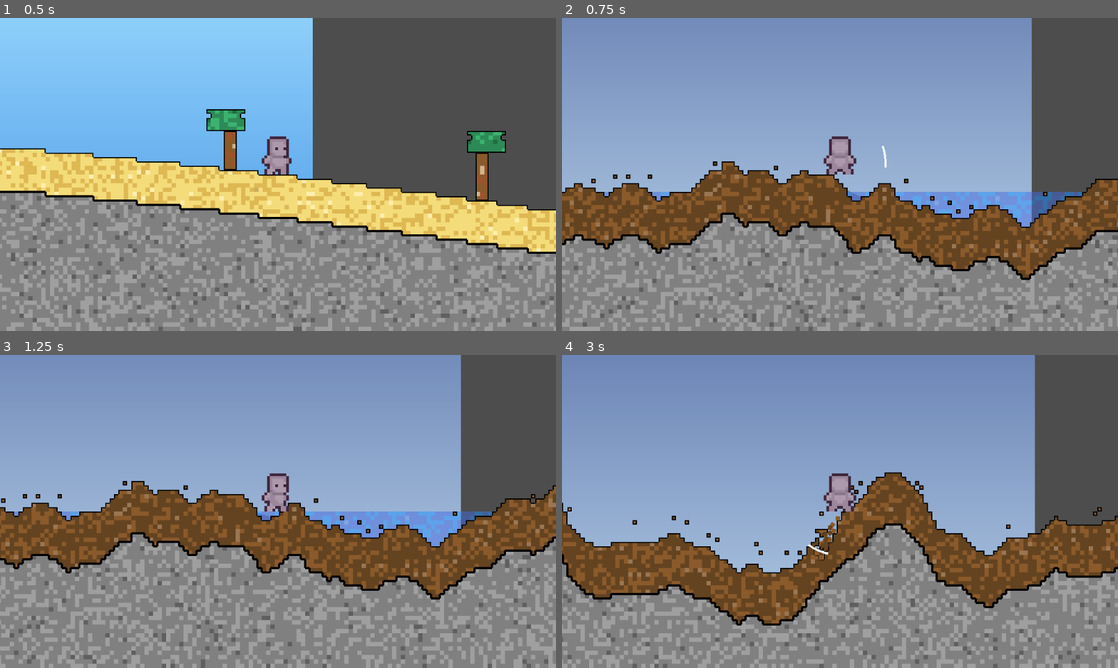
Above: before the commit, frames 1-4 (two rows, left to right).
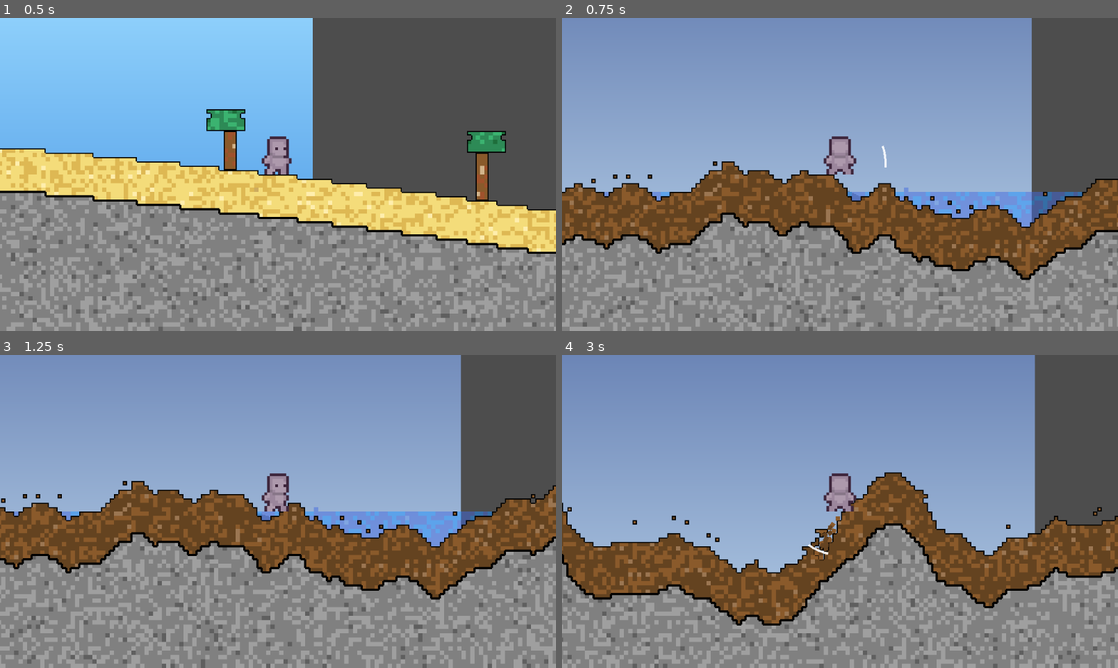
Above: after the commit, the same moments.

Repository: MessrsBrightside/pixel-mixel
Game: Godot game, scene res://scenes/main.tscn
Same seed, same stepped clock (60 frames per second), same inputs: the game is played once before the commit and once after it.
Inputs (mouse positions are in pixels of both pictures, inside the frame that each line leads up to):
- Up to frame 1 (0.5 s): no input
- Up to frame 2 (0.75 s): tap Enter (ui_accept) at 0.5 s; move the mouse to (962, 158) at 0.52 s; hold Right (ui_right) from 0.53 s (still down); tap 1 at 0.6 s; click (962, 158) at 0.67 s
- Up to frame 3 (1.25 s): keep holding Right (ui_right); tap Enter (ui_accept) at 0.77 s
- Up to frame 4 (3 s): move the mouse to (728, 527) at 1.27 s; tap 2 at 1.35 s; tap Enter (ui_accept) at 1.52 s; move the mouse to (895, 442) at 2.02 s; release Right (ui_right) at 2.03 s; hold Left (ui_left) 2.03-2.78 s; tap 3 at 2.1 s; move the mouse to (812, 574) at 2.77 s; hold Right (ui_right) from 2.78 s (still down); tap 4 at 2.85 s; click (812, 574) at 2.92 s

Frame 1 is identical in both runs. In frame 2, less than 0.1% of the frame differs, in the area x 38-63%, y 47-59%; in frame 3, less than 0.1%; in frame 4, 0.3%, in the area x 34-66%, y 40-70%.

Commit message:
Fix: runtime sim handles LOOSE (sand falls/slides) + LIQUID (flows). Regenerate all screenshots. Fix headless render.

Diff:
--- a/scripts/render/chunk_renderer.gd
+++ b/scripts/render/chunk_renderer.gd
@@ -38,8 +38,10 @@
 
 	_bg_tex = ImageTexture.create_from_image(_bg_img)
 	_fg_tex = ImageTexture.create_from_image(_fg_img)
-	_sprite.texture = _bg_tex
-	_fg_sprite.texture = _fg_tex
+	if _sprite != null:
+		_sprite.texture = _bg_tex
+	if _fg_sprite != null:
+		_fg_sprite.texture = _fg_tex
 
 
 func render_dirty() -> void:
--- a/scripts/sim/liquid_sim.gd
+++ b/scripts/sim/liquid_sim.gd
@@ -1,14 +1,14 @@
 class_name LiquidSim
 extends RefCounted
 
-## Runtime liquid simulation — only processes dirty regions near destroyed terrain.
+## Runtime grid simulation — handles LIQUID flow and LOOSE chunk gravity in dirty regions.
 
 const CHUNK_PX := 4
 
-var _dirty_regions: Array = []  # Array of Rect2i (chunk coords)
+var _dirty_regions: Array = []
 
 
-func mark_dirty(center: Vector2i, radius: int = 15) -> void:
+func mark_dirty(center: Vector2i, radius: int = 20) -> void:
 	var rect := Rect2i(center - Vector2i(radius, radius), Vector2i(radius * 2, radius * 2))
 	_dirty_regions.append(rect)
 
@@ -23,17 +23,23 @@
 		var y0 := maxi(region.position.y, 0)
 		var x1 := mini(region.end.x, size.x)
 		var y1 := mini(region.end.y, size.y)
-		# Bottom-to-top for falling, left-to-right
+		# Bottom-to-top for falling
 		for y in range(y1 - 1, y0 - 1, -1):
 			for x in range(x0, x1):
 				var pos := Vector2i(x, y)
 				var chunk: Dictionary = grid.get_chunk(pos)
-				if chunk.terrain == 0 or chunk.state != ChunkGrid.State.LIQUID:
+				if chunk.terrain == 0:
 					continue
-				if _try_fall(grid, pos, chunk, size):
-					moved = true
-				elif _try_spread(grid, pos, chunk, size):
-					moved = true
+				if chunk.state == ChunkGrid.State.LOOSE:
+					if _try_fall(grid, pos, chunk, size):
+						moved = true
+					elif _try_slide(grid, pos, chunk, size):
+						moved = true
+				elif chunk.state == ChunkGrid.State.LIQUID:
+					if _try_fall(grid, pos, chunk, size):
+						moved = true
+					elif _try_spread(grid, pos, chunk, size):
+						moved = true
 	if not moved:
 		_dirty_regions.clear()
 	return moved
@@ -48,7 +54,32 @@
 		grid.set_chunk(below, chunk.terrain, chunk.color, chunk.state)
 		grid.set_chunk(pos, 0, 0, 0)
 		return true
+	# Loose sinks through liquid
+	if chunk.state == ChunkGrid.State.LOOSE and bc.state == ChunkGrid.State.LIQUID:
+		grid.set_chunk(below, chunk.terrain, chunk.color, chunk.state)
+		grid.set_chunk(pos, bc.terrain, bc.color, bc.state)
+		return true
 	return false
+
+
+func _try_slide(grid: ChunkGrid, pos: Vector2i, chunk: Dictionary, size: Vector2i) -> bool:
+	# Sand-like: if can't fall straight, try diagonal down-left or down-right
+	var dl := Vector2i(pos.x - 1, pos.y + 1)
+	var dr := Vector2i(pos.x + 1, pos.y + 1)
+	var can_dl: bool = dl.x >= 0 and dl.y < size.y and grid.get_chunk(dl).terrain == 0
+	var can_dr: bool = dr.x < size.x and dr.y < size.y and grid.get_chunk(dr).terrain == 0
+	var target: Vector2i
+	if can_dl and can_dr:
+		target = dl if randi() % 2 == 0 else dr
+	elif can_dl:
+		target = dl
+	elif can_dr:
+		target = dr
+	else:
+		return false
+	grid.set_chunk(target, chunk.terrain, chunk.color, chunk.state)
+	grid.set_chunk(pos, 0, 0, 0)
+	return true
 
 
 func _try_spread(grid: ChunkGrid, pos: Vector2i, chunk: Dictionary, size: Vector2i) -> bool:
@@ -56,7 +87,6 @@
 	var right := Vector2i(pos.x + 1, pos.y)
 	var can_left: bool = left.x >= 0 and grid.get_chunk(left).terrain == 0
 	var can_right: bool = right.x < size.x and grid.get_chunk(right).terrain == 0
-	# Prefer spreading toward a drop
 	var drop_l: bool = can_left and pos.y + 1 < size.y and grid.get_chunk(Vector2i(left.x, pos.y + 1)).terrain == 0
 	var drop_r: bool = can_right and pos.y + 1 < size.y and grid.get_chunk(Vector2i(right.x, pos.y + 1)).terrain == 0
 	var target: Vector2i
Binary file changed: screenshots/phase1/destruction_after.png
Binary file changed: screenshots/phase1/destruction_before.png
